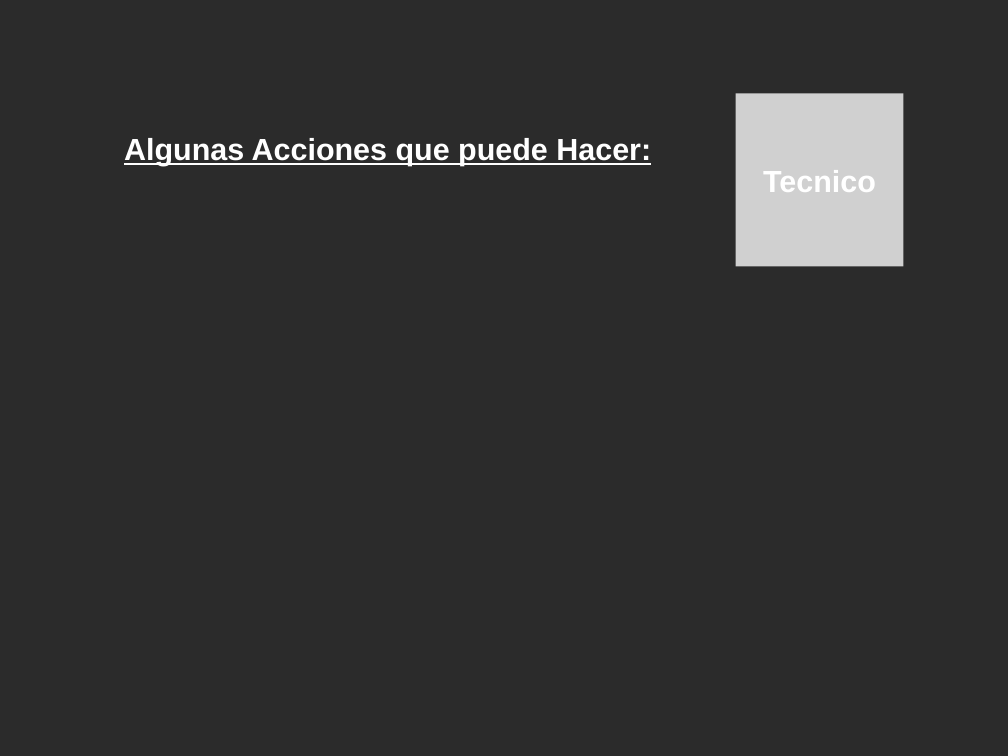
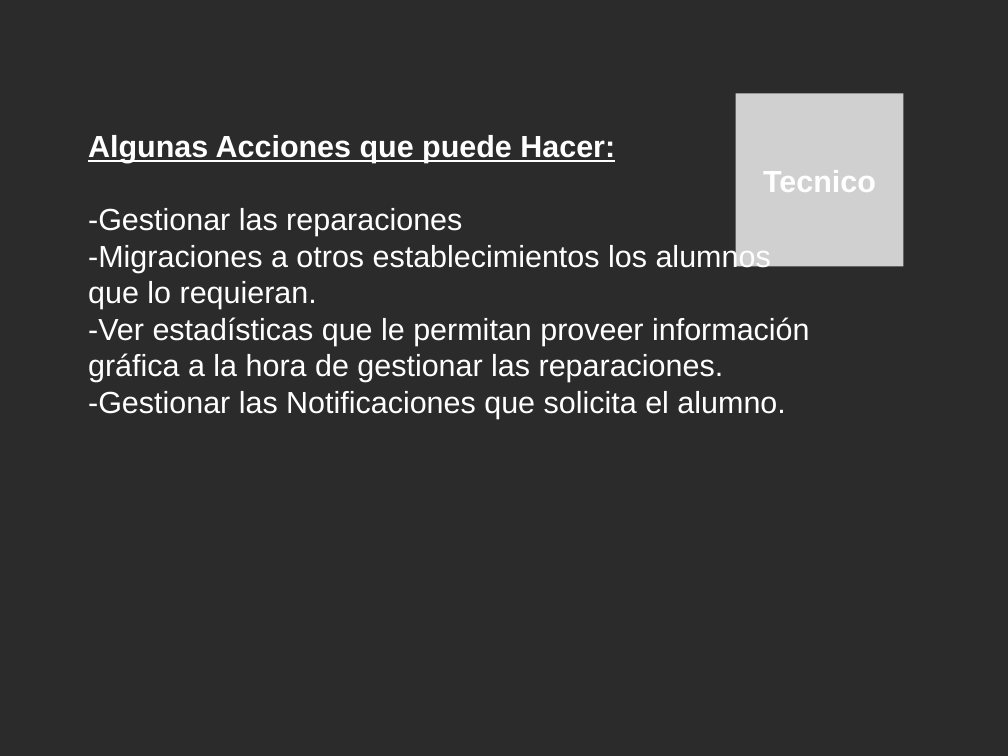
Before and after one commit to Estudiantina/Estudiantina, a slide deck: slide 12 of documentacion/presentacion/presentacion.odp. Drawn at 1008x756 pixels with LibreOffice and Linux fonts; fonts in the diff are those of the drawing; grey boxes stand for pictures; background and template pictures are left out; a plain dark background stands for a picture behind light text. Boxes give left, top, right and bottom in pixels: in the first picture for what was removed or moved away, otherwise in the second. Text is boxed around its words. In the diff, an @@ line names an element or a change of style, - is before the commit and + after.

```diff
--- a/documentacion/presentacion/presentacion.odp
+++ b/documentacion/presentacion/presentacion.odp
@@ text "Algunas Acciones que puede Hacer:": place and size @@
-text "Algunas Acciones que puede Hacer:" at [124, 138, 651, 166]
+text "Algunas Acciones que puede Hacer:" at [88, 135, 810, 419]
@@ text at [88, 208, 810, 419]: paragraphs added @@
+-Gestionar las reparaciones
+-Migraciones a otros establecimientos los alumnos que lo requieran.
+-Ver estadísticas que le permitan proveer información gráfica a la hora de gestionar las reparaciones.
+-Gestionar las Notificaciones que solicita el alumno.
```
Also in this commit, not shown: 3 other slides changed.
